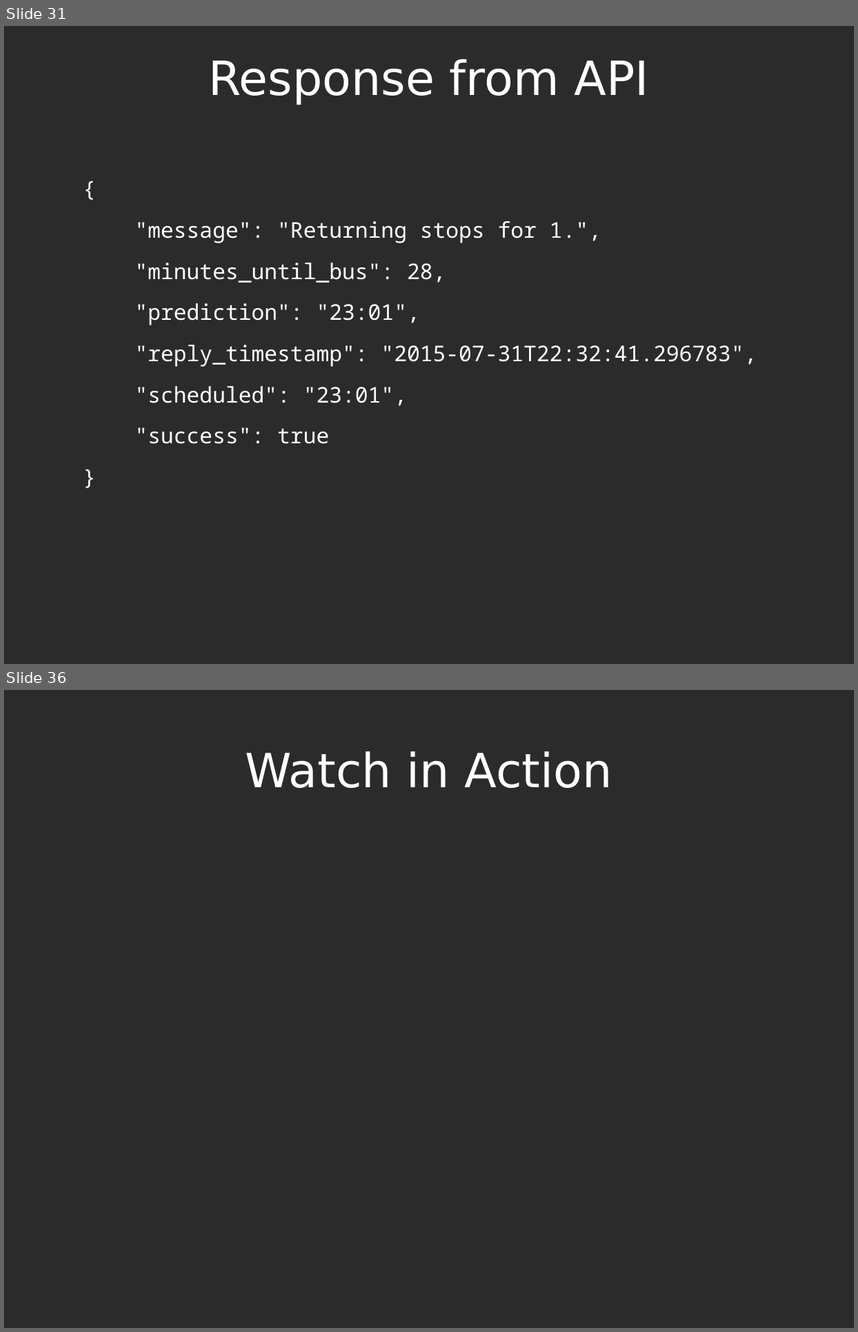
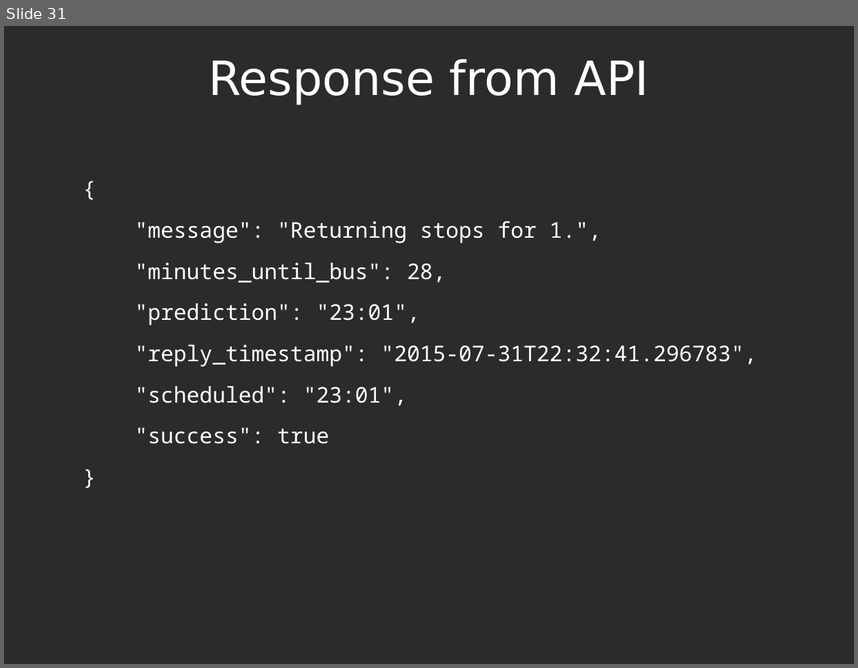
Before and after one commit to bormesh/buspebble, a slide deck: docs/pyohio talk.odp. Shown one above the other, each under a label of ours: slides 31 and 36 before the commit, slide 31 after it; the slides between them are not shown. The pictures are 858x1332 and 858x668 pixels, drawn with LibreOffice and Linux fonts; fonts in the diff are those of the drawing; background and template pictures are left out; a plain dark background stands for a picture behind light text. Boxes give left, top, right and bottom in pixels: in the first picture for what was removed or moved away, otherwise in the second. Text is boxed around its words. In the diff, an @@ line names an element or a change of style, - is before the commit and + after.

```diff
--- a/docs/pyohio talk.odp
+++ b/docs/pyohio talk.odp
@@ slide 36 removed at (x1=4, y1=690, x2=854, y2=1328), background picture (left out) @@
@@ title removed at (x1=245, y1=751, x2=613, y2=788) @@
-Watch in Action
```
Also in this commit, not shown: 2 slides changed, 8 slides added, 4 other slides removed.
